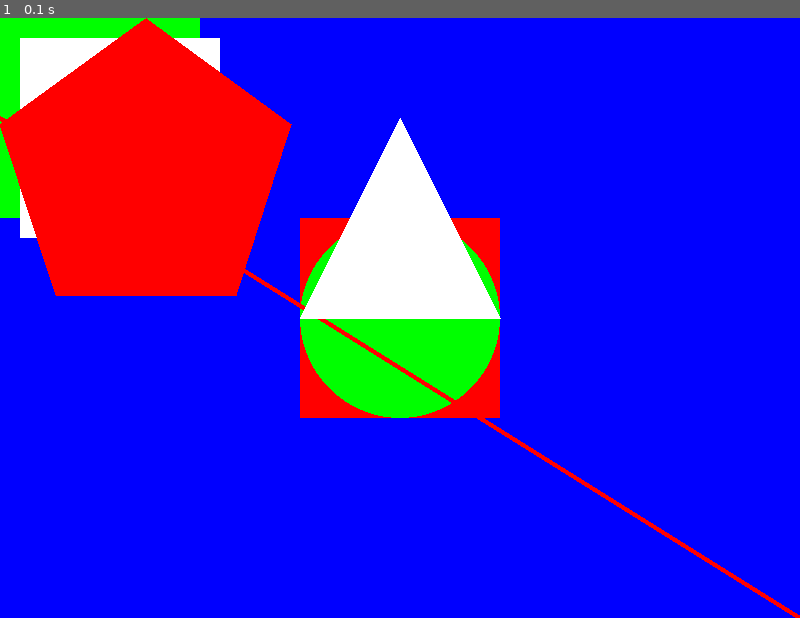
Above: before the commit, frame 1.
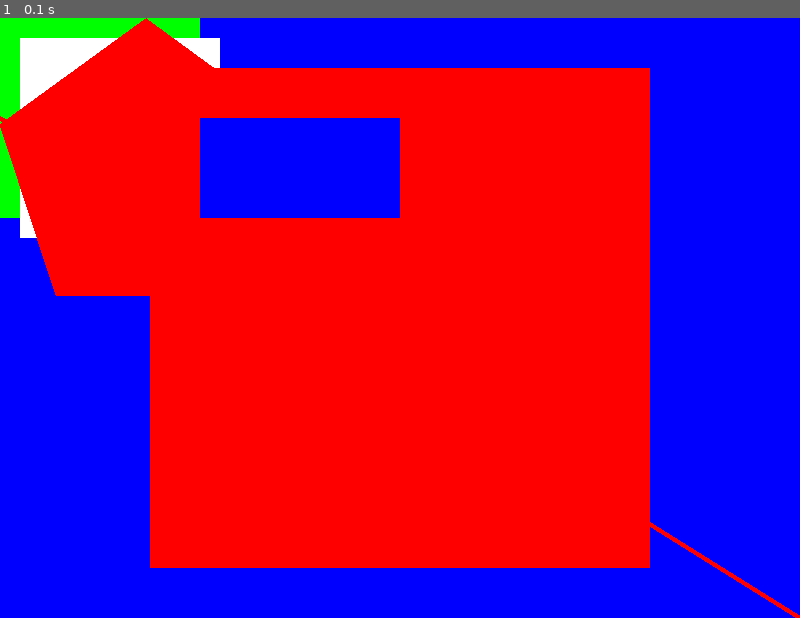
Above: after the commit, the same moment.

Repository: Paisamares12/Learn-Pygame
Game: pygame game, started from surface.py
The game is run twice, just before and just after one commit, with the same random seed, the same clock (stepped at 60 frames per second) and the same inputs.
Inputs:
- Up to frame 1 (0.1 s): no input

The runs differ from the first frame. In frame 1, 44% of the frame differs, in the area x 18-82%, y 8-92%.

Commit message:
Sexta Clase

Diff:
--- a/surface.py
+++ b/surface.py
@@ -11,6 +11,16 @@
 
 #Creamos la ventana del juego y definimos su tamaño
 surface = pygame.display.set_mode((width, height)) #surface
+
+surface2 = pygame.Surface((500, 500)) #surface)
+surface2.fill((255, 0, 0)) #Rellenamos la surface2 con el color rojo
+
+#Obtenemos el rectangulo de la surface2
+rect3 = surface2.get_rect()
+
+#Centramos la surface2 en la ventana del juego
+rect3.center = (width // 2, height // 2)
+
 #Le damos un título a la ventana del juego
 pygame.display.set_caption("Crabby")
 """
@@ -56,6 +66,7 @@
     #Rellenamos la ventana del juego con el color definido
     surface.fill(blue)
 
+
     #Dibujamos los rectangulos en la ventana del juego
     pygame.draw.rect(surface, red, rect) #Donde ,color, rectangulo a dibujar
     pygame.draw.rect(surface, green, rect2)
@@ -89,5 +100,11 @@
         (0, 106)
     ])
 
+    #Dibuja la surface2 en la surface principal
+    surface.blit(surface2, rect3) #Las coordenadas se pueden poner mediante una tupla o un rect
+
+    #Dibujar un rectangulo dentro de la surface2
+    pygame.draw.rect(surface2, blue, (50, 50, 200, 100))
+
     #Actualizamos la ventana del juego
     pygame.display.update()
